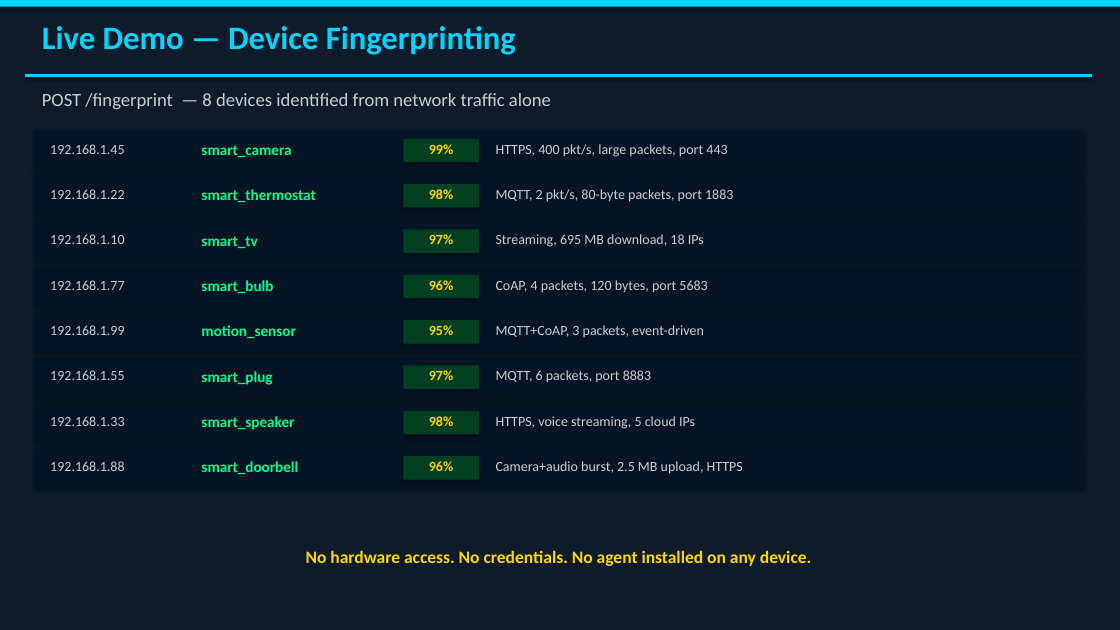
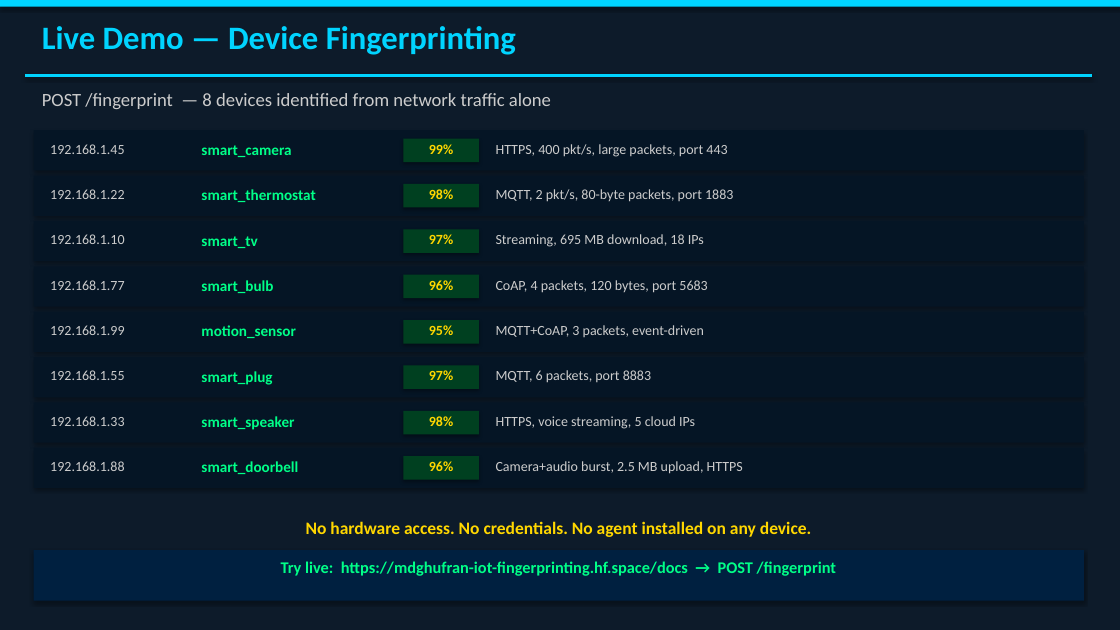
Before and after one commit to Ghufran2002/iot-fingerprinting-framework, a slide deck: slide 10 of IoT_Fingerprinting_Presentation_FINAL.pptx. Drawn at 1120x630 pixels with LibreOffice and Linux fonts; fonts in the diff are those of the drawing. Boxes give left, top, right and bottom in pixels: in the first picture for what was removed or moved away, otherwise in the second. Text is boxed around its words. In the diff, an @@ line names an element or a change of style, - is before the commit and + after.

```diff
--- a/IoT_Fingerprinting_Presentation_FINAL.pptx
+++ b/IoT_Fingerprinting_Presentation_FINAL.pptx
@@ text "No hardware access. No credentials. ...": place and size @@
-text "No hardware access. No credentials. ..." at box(306, 550, 811, 566)
+text "No hardware access. No credentials. ..." at box(306, 521, 811, 537)
@@ rectangle added at box(34, 550, 1084, 601), fill #002040 @@
@@ text added at box(281, 561, 836, 576), 14 pt, text #00FF88, bold @@
+Try live: https://mdghufran-iot-fingerprinting.hf.space/docs → POST /fingerprint
```
Also in this commit, not shown: 1 other slide changed, 1 other file.
